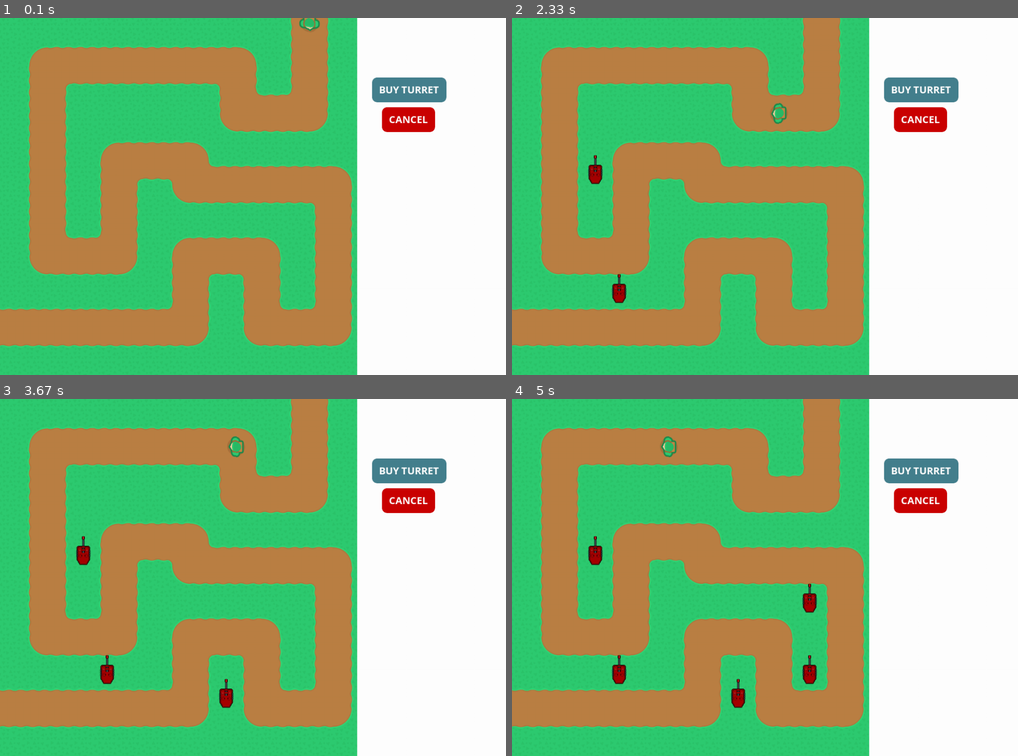
Above: before the commit, frames 1-4 (two rows, left to right).
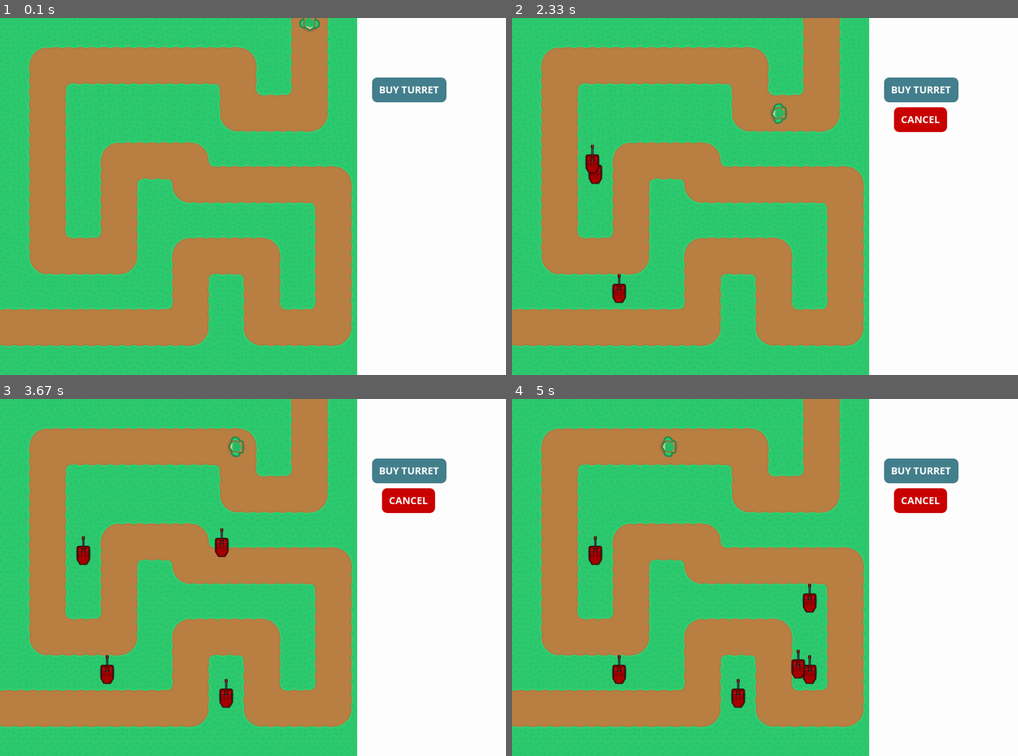
Above: after the commit, the same moments.

Repository: Rodhor/PygameTowerDefense
Game: pygame game, started from main.py
The game is run twice, just before and just after one commit, with the same random seed, the same clock (stepped at 60 frames per second) and the same inputs.
Inputs (mouse positions are in pixels of both pictures, inside the frame that each line leads up to):
- Up to frame 1 (0.1 s): no input
- Up to frame 2 (2.33 s): press the mouse at (921, 89) at 0.37 s; move the mouse to (765, 114) at 0.47 s; release the mouse at (608, 142) at 0.6 s; click (608, 278) at 0.72 s; press the mouse at (921, 117) at 1.03 s; move the mouse to (851, 214) at 1.13 s; release the mouse at (785, 314) at 1.27 s; click (921, 89) at 1.88 s; click (592, 160) at 2.22 s
- Up to frame 3 (3.67 s): click (278, 495) at 2.55 s; click (217, 691) at 2.88 s; click (247, 627) at 3.22 s; click (222, 545) at 3.55 s
- Up to frame 4 (5 s): click (947, 602) at 3.88 s; click (805, 598) at 4.22 s; click (805, 666) at 4.55 s; click (800, 666) at 4.88 s

The runs differ from the first frame. In frame 1, 0.7% of the frame differs, in the area x 75-86%, y 24-32%; in frame 2, 0.1%; in frame 3, 0.2%; in frame 4, 0.2%.

Commit message:
Basic turretplacement in combination with buttons implemented.

Diff:
--- a/button.py
+++ b/button.py
@@ -2,20 +2,34 @@
 
 
 class Button:
-    def __init__(self, x, y, image):
-
+    def __init__(self, x, y, image, single_click):
         self.image = image
         self.rect = self.image.get_rect()
         self.rect.topleft = (x, y)
+        self.clicked = False
+        self.single_click = single_click
 
     def draw(self, surface):
+
+        action = False
+
         # get mouse position
         pos = pg.mouse.get_pos()
 
         # Check mouseover and clicked conditions
         if self.rect.collidepoint(pos):
-            if pg.mouse.get_pressed()[0] == 1:
-                pass
+            if pg.mouse.get_pressed()[0] == 1 and self.clicked == False:
+                action = True
+
+                # If button is of single clicked type set clicked to True
+                if self.single_click:
+                    self.clicked = True
+
+        # Reset trigger to allow for new click
+        if pg.mouse.get_pressed()[0] == 0:
+            self.clicked = False
 
         # Draw button on screen
         surface.blit(self.image, self.rect)
+
+        return action
--- a/main.py
+++ b/main.py
@@ -16,6 +16,11 @@
 # create game window
 screen = pg.display.set_mode((c.SCREEN_WIDTH + c.SIDE_PANEL, c.SCREEN_HEIGHT))
 pg.display.set_caption("Tower Defence")
+
+
+### Game variables
+placing_turret = False
+
 
 ### Load images ###
 # Map
@@ -73,8 +78,8 @@
 enemy_group.add(enemy)
 
 # Create sidepanel with buttons
-turret_button = Button(c.SCREEN_WIDTH + 30, 120, buy_turret_image)
-cancel_button = Button(c.SCREEN_WIDTH + 50, 180, cancel_image)
+turret_button = Button(c.SCREEN_WIDTH + 30, 120, buy_turret_image, True)
+cancel_button = Button(c.SCREEN_WIDTH + 50, 180, cancel_image, True)
 
 
 # Game loop
@@ -103,8 +108,22 @@
     turret_group.draw(screen)
 
     # Draw buttons
-    turret_button.draw(screen)
-    cancel_button.draw(screen)
+    # Check if a new turret was initiated for placement
+    if turret_button.draw(screen):
+        placing_turret = True
+
+    # If we are placing turret, show cancel button
+    if placing_turret:
+
+        # Show cursor turret
+        cursor_rect = cursor_turret.get_rect()
+        cursor_pos = pg.mouse.get_pos()
+        cursor_rect.center = cursor_pos
+        if cursor_pos[0] <= c.SCREEN_WIDTH:
+            screen.blit(cursor_turret, cursor_rect)
+
+        if cancel_button.draw(screen):
+            placing_turret = False
 
     # Event handler
     for event in pg.event.get():
@@ -117,7 +136,8 @@
 
             # Check if mouse is on the game area
             if mouse_pos[0] < c.SCREEN_WIDTH and mouse_pos[1] < c.SCREEN_HEIGHT:
-                create_turret(mouse_pos)
+                if placing_turret:
+                    create_turret(mouse_pos)
 
     pg.display.flip()
 
